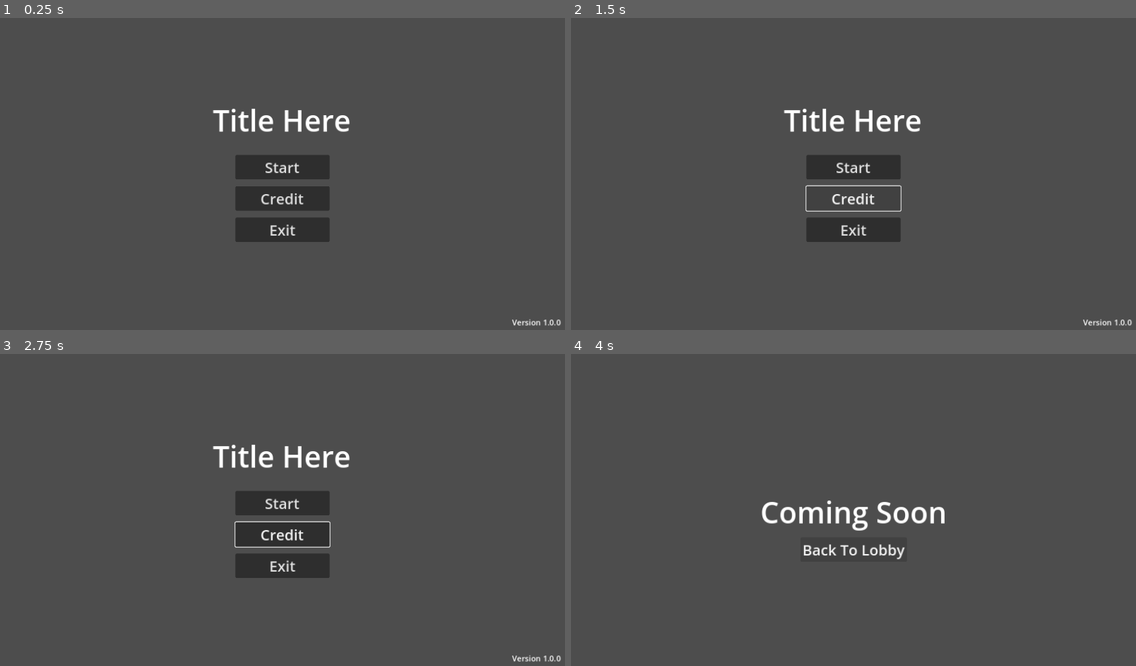
Above: before the commit, frames 1-4 (two rows, left to right).
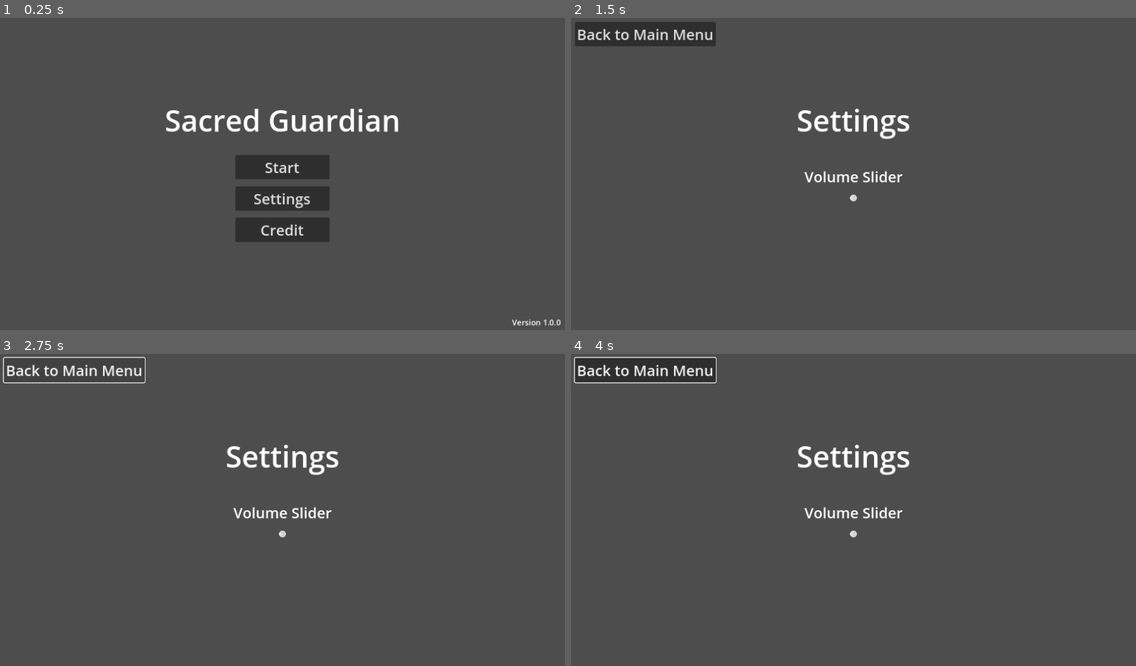
Above: after the commit, the same moments.

Repository: shafiq1rwan/sacred-guardian
Game: Godot game, scene res://games/main_menu.tscn
Two runs of this game, one before a commit and one after it. Both use one fixed random seed, a clock stepped at 60 frames per second and the inputs below.
Inputs (mouse positions are in pixels of both pictures, inside the frame that each line leads up to):
- Up to frame 1 (0.25 s): no input
- Up to frame 2 (1.5 s): click "Credit" at 0.5 s; click (853, 198) at 1.25 s, where only the run after the commit has a clickable "Settings"
- Up to frame 3 (2.75 s): click (73, 369) at 2 s, where only the run after the commit has a clickable "Back to Main Menu"
- Up to frame 4 (4 s): click (853, 503) at 2.75 s, where only the run before the commit has a clickable "Start"; click (853, 550) at 3.5 s, where only the run before the commit has a clickable "Play"

The runs differ from the first frame. In frame 1, 1.9% of the frame differs, in the area x 29-71%, y 28-70%; in frame 2, 5.7%, in the area x 0-100%, y 1-99%; in frame 3, 5.7%; in frame 4, 4.1%.

Commit message:
Add bgm on main menu

Diff:
--- /dev/null
+++ b/games/VolumeSlider.gd
@@ -0,0 +1,11 @@
+extends HSlider
+
+@export var bus_name: String
+var bus_index: int
+
+func _ready():
+	bus_index = AudioServer.get_bus_index(bus_name)
+	value_changed.connect(_on_value_changed)
+
+func _on_value_changed(value: float) -> void:
+	AudioServer.set_bus_volume_db(bus_index, linear_to_db(value))
--- /dev/null
+++ b/games/default_bus_layout.tres
@@ -0,0 +1,9 @@
+[gd_resource type="AudioBusLayout" format=3 uid="uid://c7wp7mrn8ajem"]
+
+[resource]
+bus/1/name = &"BGM"
+bus/1/solo = false
+bus/1/mute = false
+bus/1/bypass_fx = false
+bus/1/volume_db = 0.0
+bus/1/send = &"Master"
--- a/games/lobby.gd
+++ b/games/lobby.gd
@@ -2,3 +2,6 @@
 
 func _on_play_button_pressed():
 	get_tree().change_scene_to_file("res://games/game.tscn")
+
+func _on_back_button_pressed():
+	get_tree().change_scene_to_file("res://games/main_menu.tscn")
--- a/games/lobby.tscn
+++ b/games/lobby.tscn
@@ -37,4 +37,20 @@
 theme_override_font_sizes/font_size = 30
 text = "Play"
 
+[node name="BackButton" type="Button" parent="Buttons"]
+anchors_preset = 8
+anchor_left = 0.5
+anchor_top = 0.5
+anchor_right = 0.5
+anchor_bottom = 0.5
+offset_left = -560.0
+offset_top = -308.0
+offset_right = -400.0
+offset_bottom = -258.0
+grow_horizontal = 2
+grow_vertical = 2
+theme_override_font_sizes/font_size = 30
+text = "Back"
+
 [connection signal="pressed" from="Buttons/PlayButton" to="." method="_on_play_button_pressed"]
+[connection signal="pressed" from="Buttons/BackButton" to="." method="_on_back_button_pressed"]
--- a/games/main_menu.gd
+++ b/games/main_menu.gd
@@ -3,5 +3,5 @@
 func _on_start_button_pressed():
 	get_tree().change_scene_to_file("res://games/lobby.tscn")
 
-func _on_exit_button_pressed():
-	get_tree().quit()
+func _on_setting_button_pressed():
+	get_tree().change_scene_to_file("res://games/settings.tscn")
--- a/games/main_menu.tscn
+++ b/games/main_menu.tscn
@@ -1,6 +1,7 @@
-[gd_scene load_steps=2 format=3 uid="uid://gf5jaxjc67ty"]
+[gd_scene load_steps=3 format=3 uid="uid://gf5jaxjc67ty"]
 
 [ext_resource type="Script" path="res://games/main_menu.gd" id="1_ga2hi"]
+[ext_resource type="AudioStream" uid="uid://do831soc0hl7e" path="res://assets/bgm/Main Menu BGM.wav" id="2_bjnyt"]
 
 [node name="MainMenu" type="Control"]
 layout_mode = 3
@@ -25,7 +26,7 @@
 offset_bottom = 251.0
 grow_horizontal = 2
 theme_override_font_sizes/font_size = 60
-text = "Title Here"
+text = "Sacred Guardian"
 
 [node name="StartButton" type="Button" parent="CanvasLayer"]
 anchors_preset = 8
@@ -49,28 +50,28 @@
 anchor_right = 0.5
 anchor_bottom = 0.5
 offset_left = -96.0
+offset_top = 84.0
+offset_right = 96.0
+offset_bottom = 134.0
+grow_horizontal = 2
+grow_vertical = 2
+theme_override_font_sizes/font_size = 30
+text = "Credit"
+
+[node name="SettingButton" type="Button" parent="CanvasLayer"]
+anchors_preset = 8
+anchor_left = 0.5
+anchor_top = 0.5
+anchor_right = 0.5
+anchor_bottom = 0.5
+offset_left = -96.0
 offset_top = 20.0
 offset_right = 96.0
 offset_bottom = 70.0
 grow_horizontal = 2
 grow_vertical = 2
 theme_override_font_sizes/font_size = 30
-text = "Credit"
-
-[node name="ExitButton" type="Button" parent="CanvasLayer"]
-anchors_preset = 8
-anchor_left = 0.5
-anchor_top = 0.5
-anchor_right = 0.5
-anchor_bottom = 0.5
-offset_left = -96.0
-offset_top = 84.0
-offset_right = 96.0
-offset_bottom = 134.0
-grow_horizontal = 2
-grow_vertical = 2
-theme_override_font_sizes/font_size = 30
-text = "Exit"
+text = "Settings"
 
 [node name="VersionLabel" type="Label" parent="CanvasLayer"]
 anchors_preset = 3
@@ -86,5 +87,10 @@
 grow_vertical = 0
 text = "Version 1.0.0"
 
+[node name="BGM" type="AudioStreamPlayer" parent="."]
+stream = ExtResource("2_bjnyt")
+autoplay = true
+bus = &"BGM"
+
 [connection signal="pressed" from="CanvasLayer/StartButton" to="." method="_on_start_button_pressed"]
-[connection signal="pressed" from="CanvasLayer/ExitButton" to="." method="_on_exit_button_pressed"]
+[connection signal="pressed" from="CanvasLayer/SettingButton" to="." method="_on_setting_button_pressed"]
--- /dev/null
+++ b/games/settings.tscn
@@ -0,0 +1,66 @@
+[gd_scene load_steps=2 format=3 uid="uid://dhi4ut5yr4d8r"]
+
+[ext_resource type="Script" path="res://games/VolumeSlider.gd" id="1_nm8a6"]
+
+[node name="Settings" type="Control"]
+layout_mode = 3
+anchors_preset = 15
+anchor_right = 1.0
+anchor_bottom = 1.0
+grow_horizontal = 2
+grow_vertical = 2
+
+[node name="CanvasLayer" type="CanvasLayer" parent="."]
+
+[node name="VolumeLabel2" type="Label" parent="CanvasLayer"]
+anchors_preset = 8
+anchor_left = 0.5
+anchor_top = 0.5
+anchor_right = 0.5
+anchor_bottom = 0.5
+offset_left = -116.5
+offset_top = -156.0
+offset_right = 116.5
+offset_bottom = -73.0
+grow_horizontal = 2
+grow_vertical = 2
+theme_override_font_sizes/font_size = 60
+text = "Settings"
+
+[node name="VolumeLabel" type="Label" parent="CanvasLayer"]
+anchors_preset = 8
+anchor_left = 0.5
+anchor_top = 0.5
+anchor_right = 0.5
+anchor_bottom = 0.5
+offset_left = -20.0
+offset_top = -11.5
+offset_right = 20.0
+offset_bottom = 11.5
+grow_horizontal = 2
+grow_vertical = 2
+theme_override_font_sizes/font_size = 30
+text = "Volume Slider"
+
+[node name="VolumeSlider" type="HSlider" parent="CanvasLayer"]
+anchors_preset = 8
+anchor_left = 0.5
+anchor_top = 0.5
+anchor_right = 0.5
+anchor_bottom = 0.5
+offset_left = -8.0
+offset_top = 36.0
+offset_bottom = 52.0
+grow_horizontal = 2
+grow_vertical = 2
+max_value = 1.0
+step = 0.001
+script = ExtResource("1_nm8a6")
+
+[node name="BackButton" type="Button" parent="CanvasLayer"]
+offset_left = 8.0
+offset_top = 8.0
+offset_right = 165.0
+offset_bottom = 39.0
+theme_override_font_sizes/font_size = 30
+text = "Back to Main Menu"
--- a/project.godot
+++ b/project.godot
@@ -12,11 +12,16 @@
 
 config/name="SacredGuardian"
 config/version="1.0.0"
+config/tags=PackedStringArray("development")
 run/main_scene="res://games/main_menu.tscn"
 config/features=PackedStringArray("4.2", "GL Compatibility")
 boot_splash/image="res://assets/splash/square-dark.png"
 config/icon="res://icon.svg"
 boot_splash/minimum_display_time=1000
+
+[audio]
+
+buses/default_bus_layout="res://games/default_bus_layout.tres"
 
 [display]
 
Not shown, added: assets/bgm/Main Menu BGM.wav.import
Not shown, added: docs/index.apple-touch-icon.png.import
Not shown, added: docs/index.icon.png.import
Not shown, added: docs/index.png.import
Not shown, added: assets/bgm/Main Menu BGM.wav
